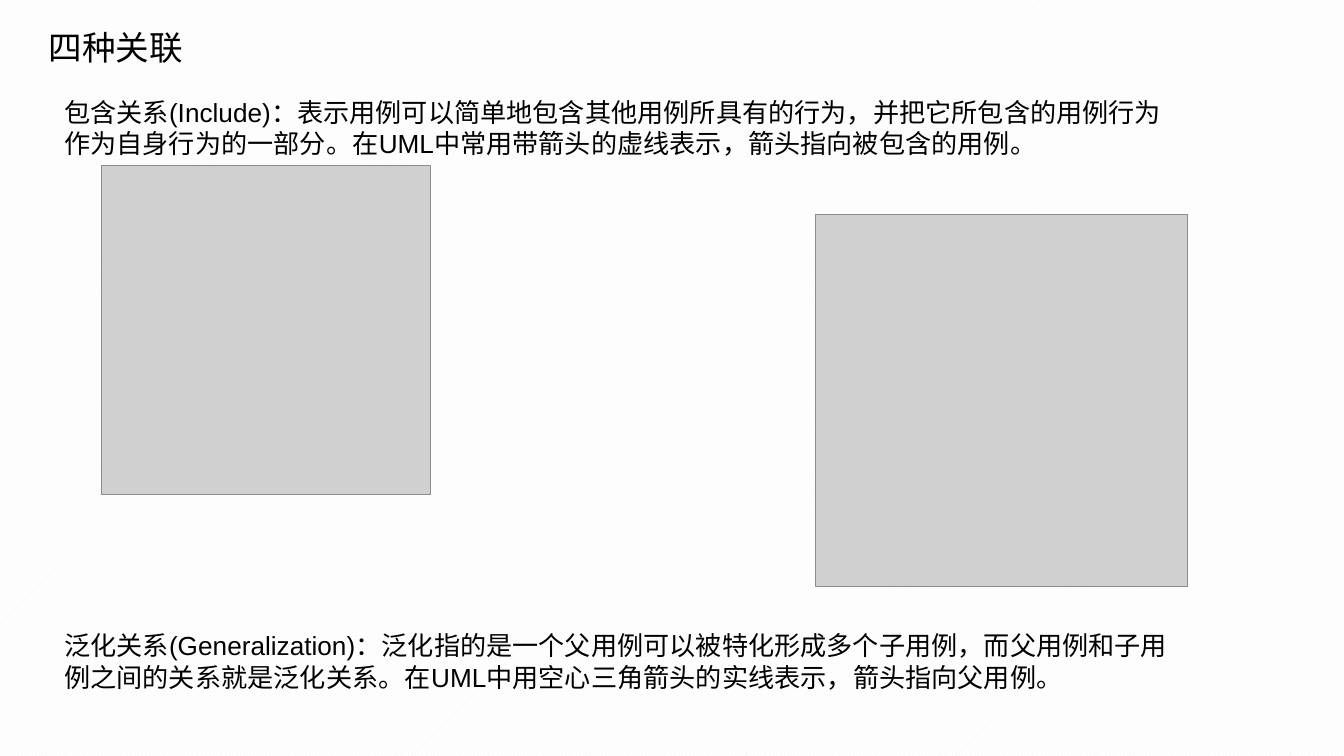
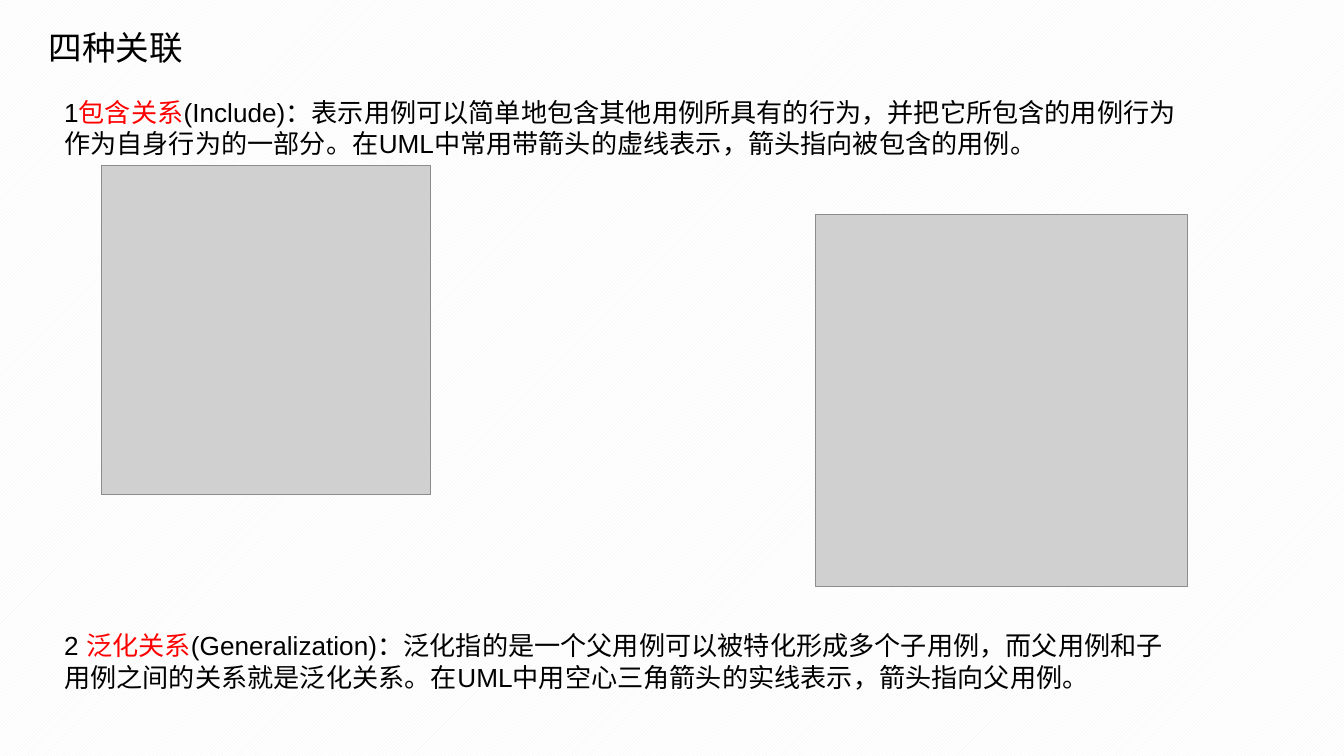
Before and after one commit to PRD2018-G10/TeachingAssistWebsiteProject, a slide deck: slide 24 of 非受控文档/2翻转PPT/PRD2018-G10-UML基础I.pptx. Drawn at 1344x756 pixels with LibreOffice and Linux fonts; fonts in the diff are those of the drawing; grey boxes stand for pictures; background and template pictures are left out. Boxes give left, top, right and bottom in pixels: in the first picture for what was removed or moved away, otherwise in the second. Text is boxed around its words. In the diff, an @@ line names an element or a change of style, - is before the commit and + after.

Commit message:
update
update

```diff
--- a/非受控文档/2翻转PPT/PRD2018-G10-UML基础I.pptx
+++ b/非受控文档/2翻转PPT/PRD2018-G10-UML基础I.pptx
@@ text at bbox=[64, 101, 1175, 690]: text changed @@
-包含关系(Include)：表示用例可以简单地包含其他用例所具有的行为，并把它所包含的用例行为作为自身行为的一部分。在UML中常用带箭头的虚线表示，箭头指向被包含的用例。
-泛化关系(Generalization)：泛化指的是一个父用例可以被特化形成多个子用例，而父用例和子用例之间的关系就是泛化关系。在UML中用空心三角箭头的实线表示，箭头指向父用例。
+1包含关系(Include)：表示用例可以简单地包含其他用例所具有的行为，并把它所包含的用例行为作为自身行为的一部分。在UML中常用带箭头的虚线表示，箭头指向被包含的用例。
+2 泛化关系(Generalization)：泛化指的是一个父用例可以被特化形成多个子用例，而父用例和子用例之间的关系就是泛化关系。在UML中用空心三角箭头的实线表示，箭头指向父用例。
```
Also in this commit, not shown: 3 other slides changed, 1 slide added, 1 slide removed.
